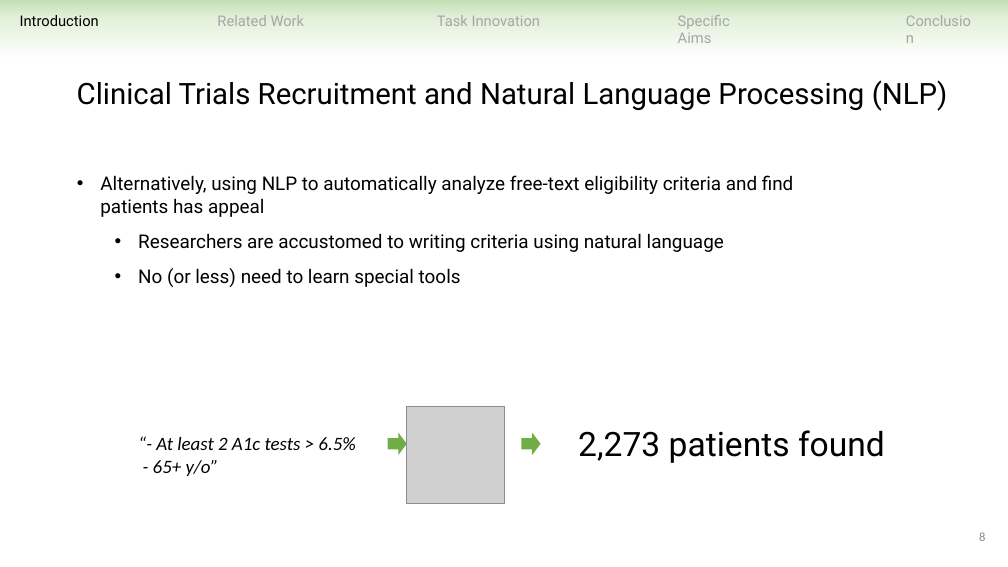
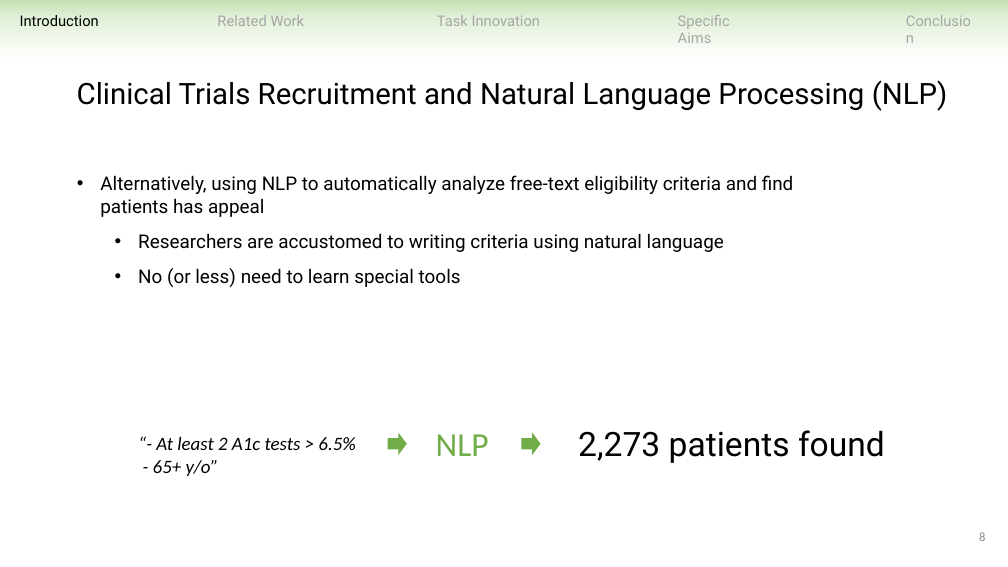
Before and after one commit to ndobb/dissertation, a slide deck: slide 8 of 4_general_exam/presentation/nic_dobbins_general_exam.pptx. Drawn at 1008x567 pixels with LibreOffice and Linux fonts; fonts in the diff are those of the drawing; grey boxes stand for pictures. Boxes give left, top, right and bottom in pixels: in the first picture for what was removed or moved away, otherwise in the second. Text is boxed around its words. In the diff, an @@ line names an element or a change of style, - is before the commit and + after.

```diff
--- a/4_general_exam/presentation/nic_dobbins_general_exam.pptx
+++ b/4_general_exam/presentation/nic_dobbins_general_exam.pptx
@@ picture removed at [407,406,504,504] @@
@@ text added at [436,434,489,456], 32 pt, text #70AD47 @@
+NLP
```
Also in this commit, not shown: 17 other slides changed, 3 slides added, 2 slides removed.
